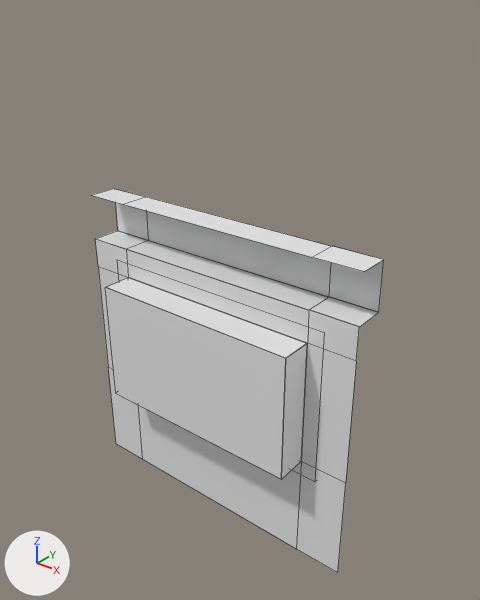
One commit to the FBX model SmugglerUnity/Assets/Models/urbanShops/wallWindow.fbx: the scene before it, then after it.
The view is the same before and after, from a 50 mm camera at (2.37, -3.47, 3.27) aimed at (0.13, -0.67, 1.54). Every picture has the same lights, and +X, +Y and +Z are marked at lower left. Mesh edges are drawn as thin lines. Vertices at the same position are counted once.

Names of what the first picture shows: 'wallWindow'.
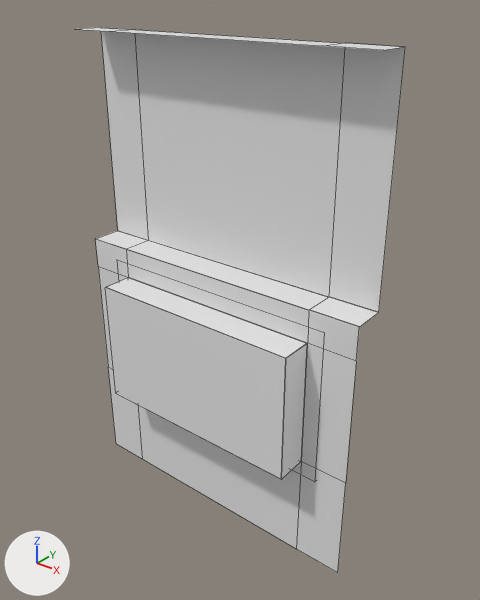
Location of each change, [x1, y1, x2, y2] in pixels of the pictures (480 x 600 px; the box of a moved part takes in the faces that stretch with it):
'wallWindow', reshaped (11% wider, 42% taller)
    before: [92, 188, 384, 573]
    after: [81, 27, 405, 573]
part 1 of me_mesh, moved or reshaped
    before: [92, 188, 384, 312]
    after: [81, 27, 405, 312]

The change, as a list of edits to the scene's bpy script:
```text
Change me_mesh:
    where me_mesh.from_pydata(...)  # 100 vertices, 87 faces; spans x -1.0..1.0, y -1.0..-0.6, z 0.0..2.0
    used by ob_wallwindow; location = (0.0, 0.0, 0.0)
    me_mesh part 1: all 12 vertices in x -1.0..1.0, y -0.8..-0.6, z 2.0 are moved by (0.0, 0.0, 1.0)
```
